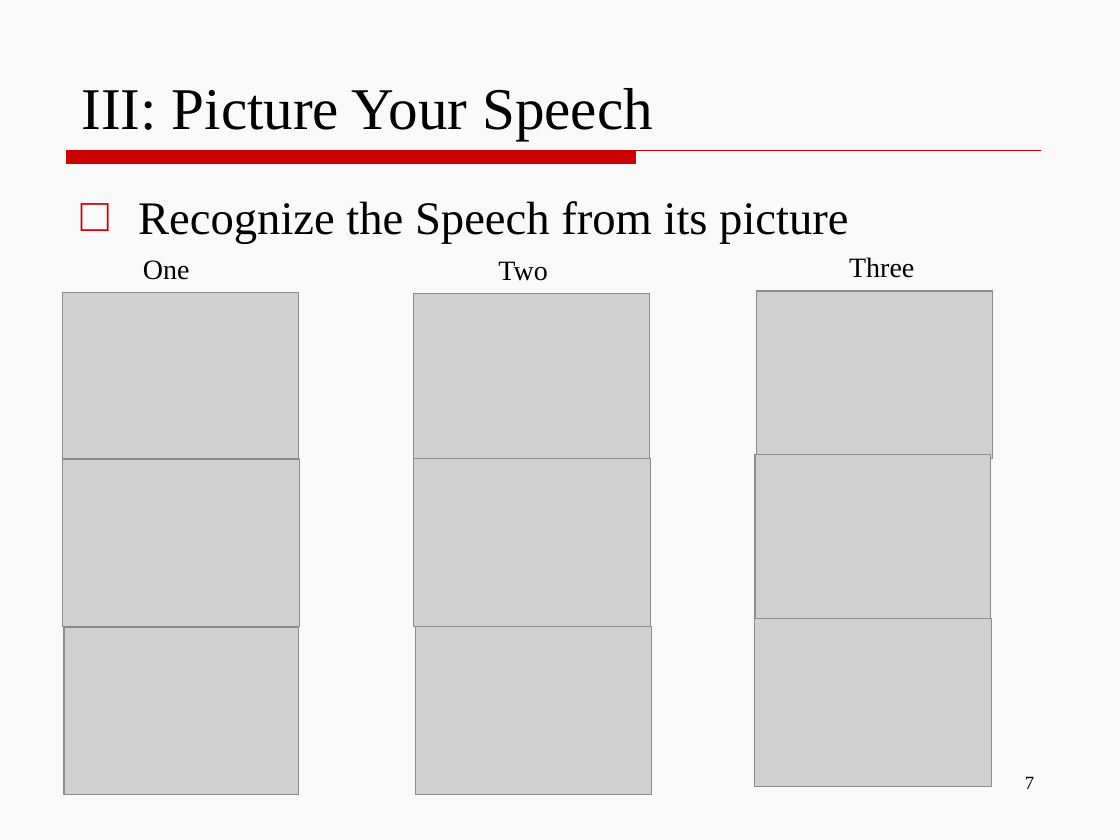
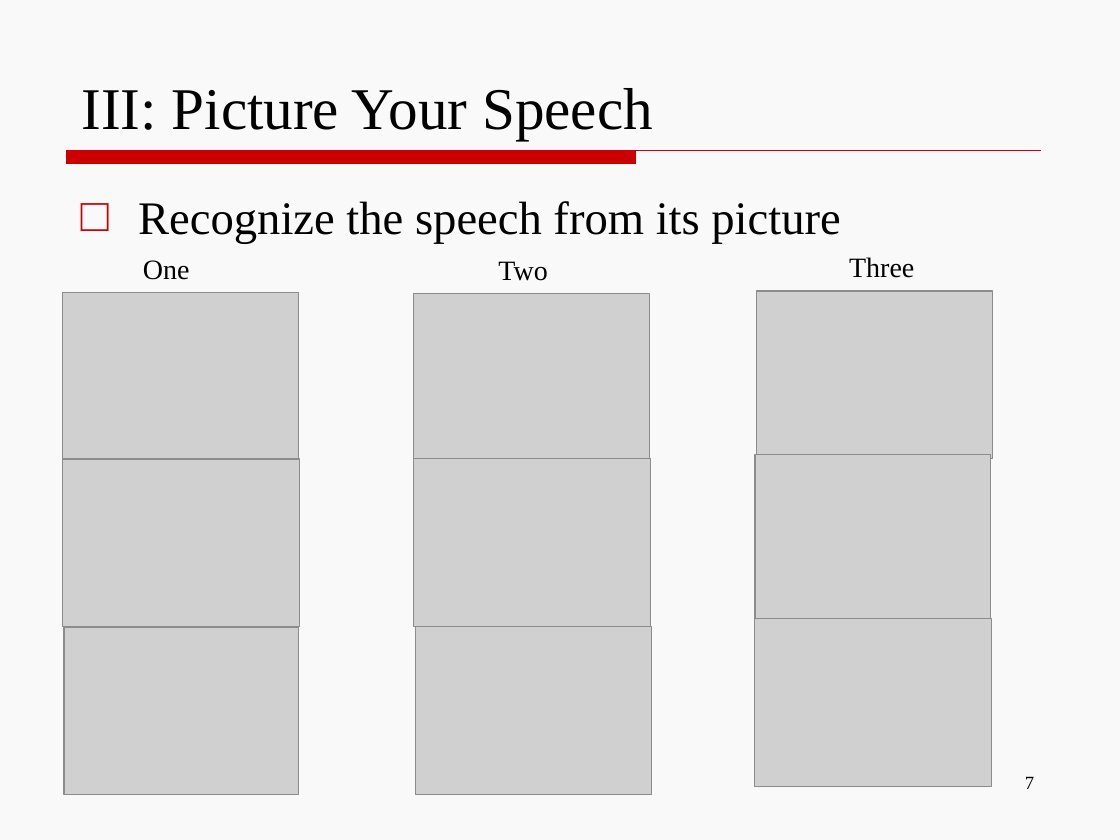
Before and after one commit to wencanluo/NLPFall2013, a slide deck: slide 7 of doc/More Ideas-Wencan.pptx. Drawn at 1120x840 pixels with LibreOffice and Linux fonts; fonts in the diff are those of the drawing; grey boxes stand for pictures. Boxes give left, top, right and bottom in pixels: in the first picture for what was removed or moved away, otherwise in the second. Text is boxed around its words. In the diff, an @@ line names an element or a change of style, - is before the commit and + after.

```diff
--- a/doc/More Ideas-Wencan.pptx
+++ b/doc/More Ideas-Wencan.pptx
@@ text at (138,201,840,243): text changed @@
-□ Recognize the Speech from its picture
+□ Recognize the speech from its picture
```
Also in this commit, not shown: 1 other slide changed, 8 other files.
